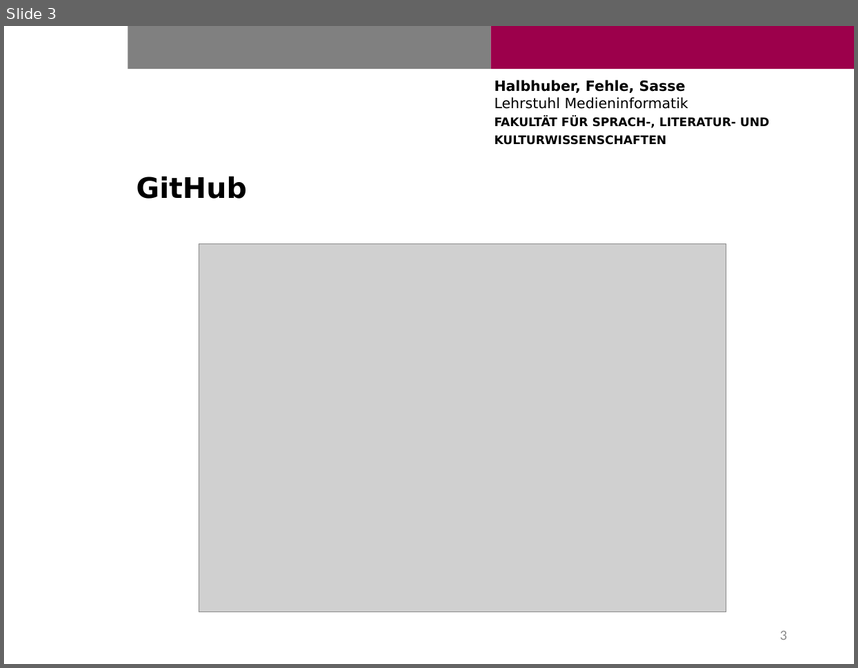
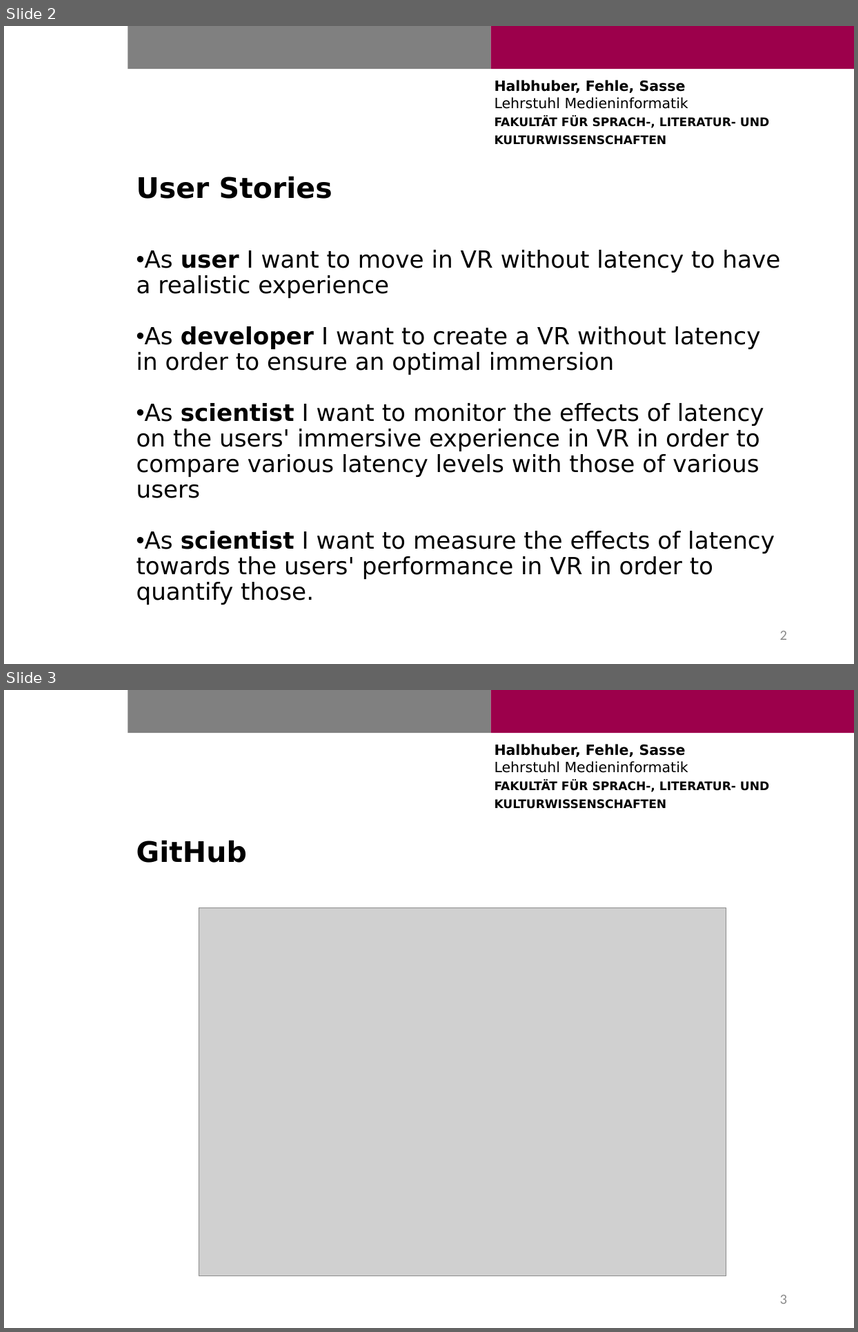
Before and after one commit to Cele3x/practical-seminar, a slide deck: 02-introduction-presentation/project_management.pptx. Shown one above the other, each under a label of ours: slide 3 before the commit, slides 2 and 3 after it. The pictures are 858x668 and 858x1332 pixels, drawn with LibreOffice and Linux fonts; fonts in the diff are those of the drawing; grey boxes stand for pictures; background and template pictures are left out. Boxes give left, top, right and bottom in pixels: in the first picture for what was removed or moved away, otherwise in the second. Text is boxed around its words. In the diff, an @@ line names an element or a change of style, - is before the commit and + after.

Commit message:
add gantt diagram and user stories to project management presentation

```diff
--- a/02-introduction-presentation/project_management.pptx
+++ b/02-introduction-presentation/project_management.pptx
@@ slide 2 added at [4, 26, 854, 664], background #FFFFFF; not listed: 3 template elements that a slide beside it also shows @@
@@ title added at [136, 176, 332, 198], 24 pt, text #000000, bold @@
+User Stories
@@ text added at [136, 250, 780, 604], 20 pt, text #000000 @@
+• As user I want to move in VR without latency to have a realistic experience
+• As developer I want to create a VR without latency in order to ensure an optimal immersion
+• As scientist I want to monitor the effects of latency on the users' immersive experience in VR in order to compare various latency levels with those of various users
+• As scientist I want to measure the effects of latency towards the users' performance in VR in order to quantify those.
@@ page number added at [780, 630, 787, 639], 12 pt, text #8C8C8C @@
+2
```
Also in this commit, not shown: 1 slide changed, 1 slide removed.
